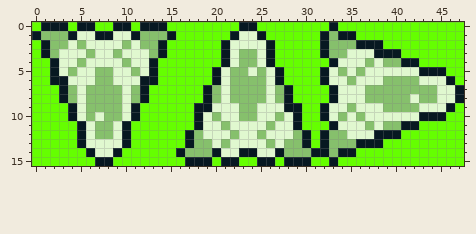
Pixel-art sprite, stored at assets/sprites/spaceship.png. Above, as it was before the edit.
The file is 48x16 pixels.
New version:
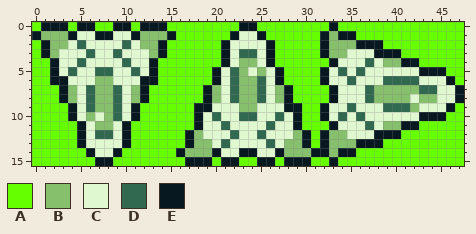
Palette (. is transparent): A #65ff00  B #86c06c  C #e0f8cf  D #306850  E #071821
Changes in this commit:
@@ x 0..47 @@
  1 EBBBECCEECCEBBBEAAAAAAECCEAAAAAAEBEEAAAAAAAAAAAA
- 2 AEBBCBCCCCBCBBEAAAAAAECCCCEAAAAAEBBBEEEAAAAAAAAA
- 3 AEBCCCBCCBCCCBEAAAAAAECBBCEAAAAAEBBCCCEEEAAAAAAA
- 4 AAECCBCCCCBCCEAAAAAAAECBBCEAAAAAAECCCBCBBEEAAAAA
- 5 AAECBCCBBCCBCEAAAAAAECBBCBCEAAAAECBCBCCCCCCEEEAA
- 6 AAEECCCBBCCCEEAAAAAAECBBBBCEAAAAECCBCCCBBBBCCCEA
- 7 AAAEBCBBBBCBEAAAAAAEBCBBBBCBEAAAAECCCBBBBBBBBCCE
- 8 AAAEBCBBBBCBEAAAAAAEBCBBBBCBEAAAAECCCBBBBBCBBCCE
- 9 AAAAECBBBBCEAAAAAAEECCCBBCCCEEAAECCBCCCBBBBCCCEA
-10 AAAAECBCBBCEAAAAAAECBCCBBCCBCEAAECBCBCCCCCCEEEAA
-11 AAAAAECBBCEAAAAAAAECCBCCCCBCCEAAAECCCBCBBEEAAAAA
-12 AAAAAECBBCEAAAAAAEBCCCBCCBCCCBEAEBBCCCEEEAAAAAAA
-13 AAAAAECCCCEAAAAAAEBBCBCCCCBCBBEAEBBBEEEAAAAAAAAA
+ 2 AEBBCDCCCCDCBBEAAAAAAECCCCEAAAAAEBBBEEEAAAAAAAAA
+ 3 AEBCCCDCCDCCCBEAAAAAAECDDCEAAAAAEBBCCCEEEAAAAAAA
+ 4 AAECCDCCCCDCCEAAAAAAAECBBCEAAAAAAECCCDCBBEEAAAAA
+ 5 AAECDCCDDCCDCEAAAAAAECDBCBCEAAAAECDCDCCCCCCEEEAA
+ 6 AAEECCCBBCCCEEAAAAAAECDBBDCEAAAAECCDCCCDDDDCCCEA
+ 7 AAAEBCDBBDCBEAAAAAAEBCDBBDCBEAAAAECCCDBBBBBDDCCE
+ 8 AAAEBCDBBDCBEAAAAAAEBCDBBDCBEAAAAECCCDBBBBCBBCCE
+ 9 AAAAECDBBDCEAAAAAAEECCCBBCCCEEAAECCDCCCDDDBCCCEA
+10 AAAAECBCBDCEAAAAAAECDCCDDCCDCEAAECDCDCCCCCCEEEAA
+11 AAAAAECBBCEAAAAAAAECCDCCCCDCCEAAAECCCDCBBEEAAAAA
+12 AAAAAECDDCEAAAAAAEBCCCDCCDCCCBEAEBBCCCEEEAAAAAAA
+13 AAAAAECCCCEAAAAAAEBBCDCCCCDCBBEAEBBBEEEAAAAAAAAA
 14 AAAAAAECCEAAAAAAEBBBECCEECCEBBBEEBEEAAAAAAAAAAAA
Pixel boxes of the changes (left, top, right, bottom) in both pictures:
changed: (68, 40, 140, 139)
changed: (212, 49, 284, 148)
changed: (338, 58, 437, 130)
